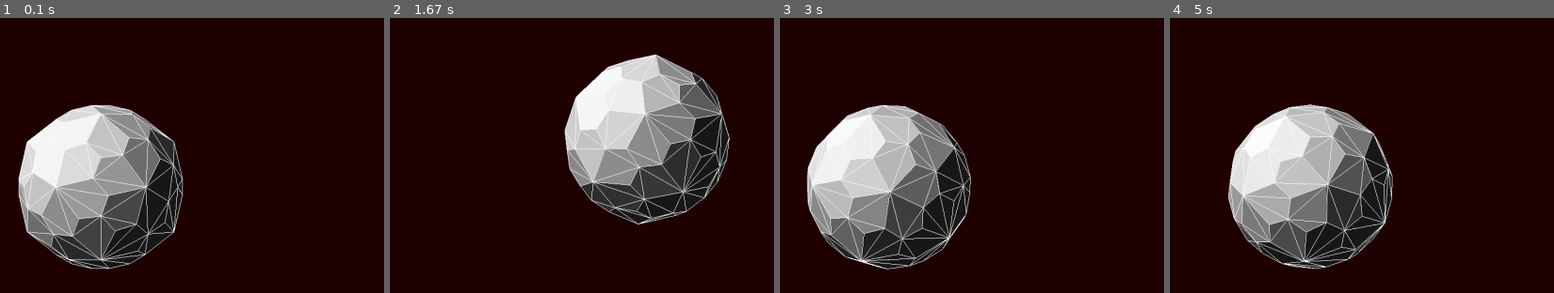
Above: before the commit, frames 1-4 (left to right).
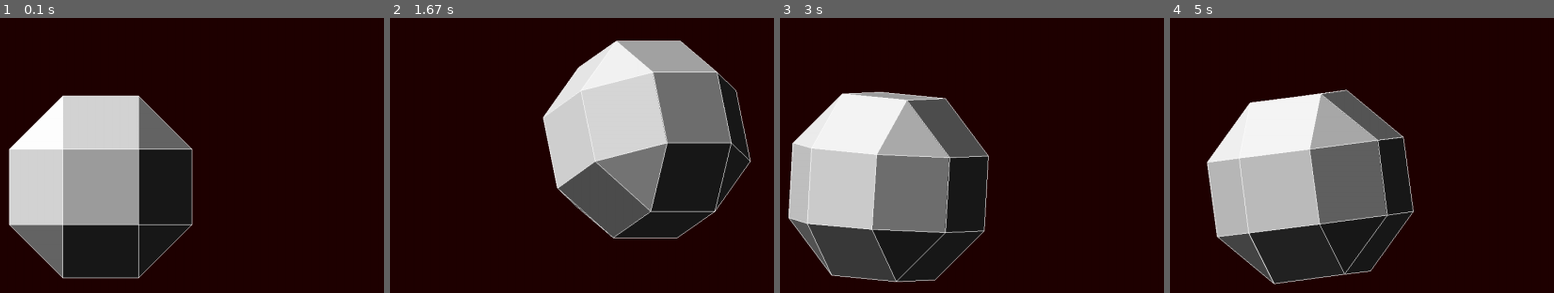
Above: after the commit, the same moments.

Repository: cazacov/python-stuff
Game: pygame game, started from pygame-test/main.py
Two runs of this game, one before a commit and one after it. Both use one fixed random seed, a clock stepped at 60 frames per second and the inputs below.
Inputs:
- Up to frame 1 (0.1 s): no input
- Up to frame 2 (1.67 s): hold Right 0.33-0.8 s; hold Up 0.83-1.13 s; hold W 0.83-1.13 s; tap + at 0.98 s; hold Right 1.17-1.63 s; hold D 1.17-1.63 s; tap - at 1.32 s
- Up to frame 3 (3 s): hold Left 1.67-2.2 s; hold A 1.67-2.2 s; tap E at 1.82 s; hold Down 2.23-2.53 s; hold S 2.23-2.53 s; tap + at 2.38 s; hold Left 2.57-2.97 s; hold A 2.57-2.97 s; tap - at 2.72 s
- Up to frame 4 (5 s): hold Up 3-3.37 s; hold W 3-3.37 s; tap E at 3.15, 4.62 s; hold Right 3.4-4.03 s; hold D 3.4-4.03 s; tap + at 3.55 s; hold Down 4.07-4.43 s; hold S 4.07-4.43 s; tap - at 4.22 s; hold Left 4.47-4.93 s; hold A 4.47-4.93 s; hold Right from 4.97 s (still down); hold D from 4.97 s (still down)

The runs differ from the first frame. In frame 1, 15% of the frame differs, in the area x 2-51%, y 27-95%; in frame 2, 18%, in the area x 39-95%, y 8-81%; in frame 3, 18%; in frame 4, 18%.

Commit message:
More shapes

Diff:
--- a/pygame-test/bodies_3d.py
+++ b/pygame-test/bodies_3d.py
@@ -331,3 +331,165 @@
         [89, 25, 91],  # 178
         [55, 89, 91]]  # 179
 )
+
+dodecahedron = Body(
+    vertices=[
+        [86.6, 86.6, 86.6],  # 0
+        [53.52, 140.13, 0.0],  # 1
+        [-86.6, 86.6, 86.6],  # 2
+        [0.0, 53.52, 140.13],  # 3
+        [-53.52, 140.13, 0.0],  # 4
+        [140.13, 0.0, 53.52],  # 5
+        [86.6, 86.6, -86.6],  # 6
+        [140.13, 0.0, -53.52],  # 7
+        [86.6, -86.6, 86.6],  # 8
+        [0.0, -53.52, 140.13],  # 9
+        [-86.6, 86.6, -86.6],  # 10
+        [0.0, 53.52, -140.13],  # 11
+        [86.6, -86.6, -86.6],  # 12
+        [53.52, -140.13, 0.0],  # 13
+        [-86.6, -86.6, 86.6],  # 14
+        [-140.13, 0.0, 53.52],  # 15
+        [-140.13, 0.0, -53.52],  # 16
+        [-53.52, -140.13, 0.0],  # 17
+        [0.0, -53.52, -140.13],  # 18
+        [-86.6, -86.6, -86.6],  # 19
+    ],
+    faces=[
+        [4, 1, 0, 3, 2, ],  # 0
+        [7, 5, 0, 1, 6, ],  # 1
+        [0, 5, 8, 9, 3, ],  # 2
+        [1, 4, 10, 11, 6, ],  # 3
+        [13, 8, 5, 7, 12, ],  # 4
+        [3, 9, 14, 15, 2, ],  # 5
+        [16, 10, 4, 2, 15, ],  # 6
+        [14, 9, 8, 13, 17, ],  # 7
+        [12, 7, 6, 11, 18, ],  # 8
+        [10, 16, 19, 18, 11, ],  # 9
+        [14, 17, 19, 16, 15, ],  # 10
+        [19, 17, 13, 12, 18, ],  # 11
+    ]
+)
+
+rhombic_triacontahedron = Body(vertices=[
+    [0.0, 57.29, 150.0],  # 0
+    [-92.71, 92.71, 92.71],  # 1
+    [-92.71, 0.0, 150.0],  # 2
+    [0.0, -57.29, 150.0],  # 3
+    [92.71, 0.0, 150.0],  # 4
+    [0.0, -57.29, -150.0],  # 5
+    [-92.71, 0.0, -150.0],  # 6
+    [0.0, 57.29, -150.0],  # 7
+    [0.0, -150.0, -92.71],  # 8
+    [92.71, 0.0, -150.0],  # 9
+    [0.0, 150.0, 92.71],  # 10
+    [0.0, 150.0, -92.71],  # 11
+    [92.71, 92.71, 92.71],  # 12
+    [150.0, 92.71, 0.0],  # 13
+    [57.29, 150.0, 0.0],  # 14
+    [150.0, -92.71, 0.0],  # 15
+    [57.29, -150.0, 0.0],  # 16
+    [150.0, 0.0, 57.29],  # 17
+    [92.71, 92.71, -92.71],  # 18
+    [-150.0, 92.71, 0.0],  # 19
+    [-57.29, 150.0, 0.0],  # 20
+    [92.71, -92.71, -92.71],  # 21
+    [150.0, 0.0, -57.29],  # 22
+    [0.0, -150.0, 92.71],  # 23
+    [92.71, -92.71, 92.71],  # 24
+    [-150.0, 0.0, 57.29],  # 25
+    [-92.71, -92.71, 92.71],  # 26
+    [-150.0, -92.71, 0.0],  # 27
+    [-92.71, 92.71, -92.71],  # 28
+    [-57.29, -150.0, 0.0],  # 29
+    [-150.0, 0.0, -57.29],  # 30
+    [-92.71, -92.71, -92.71],  # 31
+],
+    faces=[
+        [10, 1, 19, 20, ],  # 0
+        [4, 0, 10, 12, ],  # 1
+        [9, 21, 15, 22, ],  # 2
+        [9, 5, 8, 21, ],  # 3
+        [7, 6, 5, 9, ],  # 4
+        [4, 12, 13, 17, ],  # 5
+        [15, 17, 13, 22, ],  # 6
+        [25, 2, 26, 27, ],  # 7
+        [13, 12, 10, 14, ],  # 8
+        [0, 2, 1, 10, ],  # 9
+        [11, 7, 9, 18, ],  # 10
+        [19, 1, 2, 25, ],  # 11
+        [23, 16, 8, 29, ],  # 12
+        [8, 16, 15, 21, ],  # 13
+        [13, 14, 11, 18, ],  # 14
+        [19, 25, 27, 30, ],  # 15
+        [11, 14, 10, 20, ],  # 16
+        [6, 30, 27, 31, ],  # 17
+        [13, 18, 9, 22, ],  # 18
+        [3, 2, 0, 4, ],  # 19
+        [4, 17, 15, 24, ],  # 20
+        [27, 26, 23, 29, ],  # 21
+        [15, 16, 23, 24, ],  # 22
+        [27, 29, 8, 31, ],  # 23
+        [6, 28, 19, 30, ],  # 24
+        [2, 3, 23, 26, ],  # 25
+        [11, 20, 19, 28, ],  # 26
+        [8, 5, 6, 31, ],  # 27
+        [6, 7, 11, 28, ],  # 28
+        [23, 3, 4, 24, ],  # 29
+    ])
+
+rhombicuboctahedron = Body(
+    vertices=[
+        [172.57, 71.48, -71.48],  # 0
+        [71.48, 172.57, 71.48],  # 1
+        [172.57, 71.48, 71.48],  # 2
+        [172.57, -71.48, 71.48],  # 3
+        [-172.57, 71.48, -71.48],  # 4
+        [-172.57, -71.48, 71.48],  # 5
+        [-172.57, 71.48, 71.48],  # 6
+        [172.57, -71.48, -71.48],  # 7
+        [71.48, -71.48, -172.57],  # 8
+        [-172.57, -71.48, -71.48],  # 9
+        [71.48, 71.48, 172.57],  # 10
+        [71.48, 71.48, -172.57],  # 11
+        [71.48, -172.57, 71.48],  # 12
+        [-71.48, 71.48, 172.57],  # 13
+        [71.48, 172.57, -71.48],  # 14
+        [-71.48, 71.48, -172.57],  # 15
+        [71.48, -172.57, -71.48],  # 16
+        [71.48, -71.48, 172.57],  # 17
+        [-71.48, 172.57, 71.48],  # 18
+        [-71.48, -172.57, 71.48],  # 19
+        [-71.48, -71.48, 172.57],  # 20
+        [-71.48, 172.57, -71.48],  # 21
+        [-71.48, -71.48, -172.57],  # 22
+        [-71.48, -172.57, -71.48],  # 23
+    ],
+    faces=[
+        [14, 1, 18, 21, ],  # 0
+        [10, 2, 3, 17, ],  # 1
+        [5, 6, 13, 20, ],  # 2
+        [3, 2, 0, 7, ],  # 3
+        [13, 10, 17, 20, ],  # 4
+        [1, 2, 10, ],  # 5
+        [8, 7, 0, 11, ],  # 6
+        [18, 6, 4, 21, ],  # 7
+        [0, 2, 1, 14, ],  # 8
+        [11, 0, 14, ],  # 9
+        [16, 8, 22, 23, ],  # 10
+        [8, 11, 15, 22, ],  # 11
+        [7, 8, 16, ],  # 12
+        [3, 12, 17, ],  # 13
+        [1, 10, 13, 18, ],  # 14
+        [15, 11, 14, 21, ],  # 15
+        [9, 5, 19, 23, ],  # 16
+        [13, 6, 18, ],  # 17
+        [17, 12, 19, 20, ],  # 18
+        [15, 4, 9, 22, ],  # 19
+        [12, 3, 7, 16, ],  # 20
+        [19, 5, 20, ],  # 21
+        [4, 15, 21, ],  # 22
+        [19, 12, 16, 23, ],  # 23
+        [22, 9, 23, ],  # 24
+        [4, 6, 5, 9, ],  # 25
+    ])
--- a/pygame-test/main.py
+++ b/pygame-test/main.py
@@ -9,8 +9,8 @@
 screen_height = 1000
 
 origin = [screen_width/2, screen_height/2]
-vertices = pentagonal_hexecontahedron.vertices
-faces = pentagonal_hexecontahedron.faces
+vertices = rhombicuboctahedron.vertices
+faces = rhombicuboctahedron.faces
 position = [0, 0, 0]
 zoom = 1
 
Not shown, added: blender-models/dodecahedron.blend
Not shown, added: blender-models/dodecahedron.blend1
Not shown, added: blender-models/pentagonal_hexecontahedron.blend
Not shown, added: blender-models/rhombic-triacontahedron.blend
Not shown, added: blender-models/rhombic-triacontahedron.blend1
Not shown, added: blender-models/rhombicuboctahedron.blend
Not shown, added: blender-models/rhombicuboctahedron.blend1
